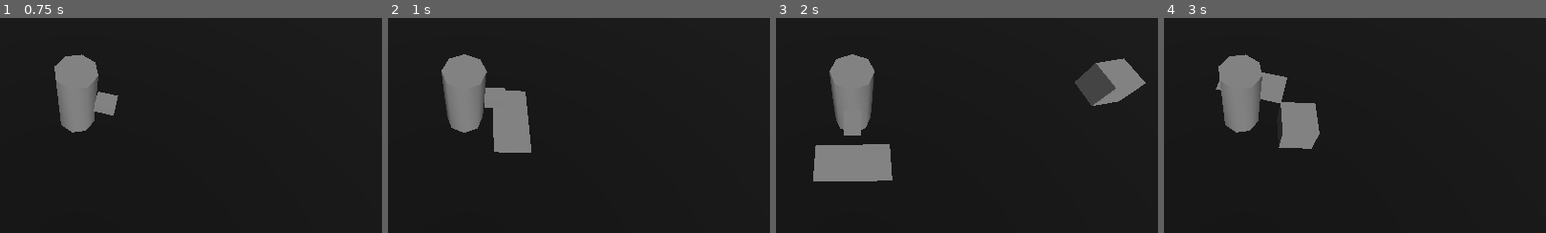
Above: before the commit, frames 1-4 (left to right).
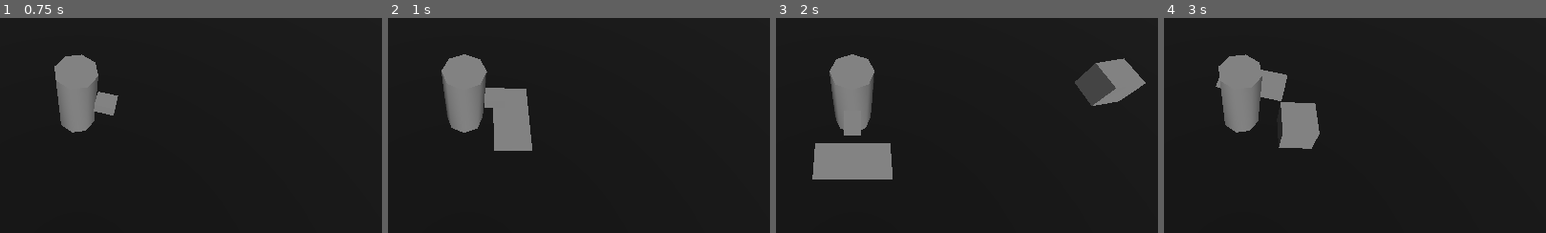
Above: after the commit, the same moments.

Repository: Grey-B/toy-defenders
Game: Godot game, scene res://src/core/main_game/main_game.tscn
The game is run twice, just before and just after one commit, with the same random seed, the same clock (stepped at 60 frames per second) and the same inputs.
Inputs:
- Up to frame 1 (0.75 s): tap Enter at 0.5 s; hold D (move_right) from 0.53 s (still down); tap I at 0.6 s
- Up to frame 2 (1 s): keep holding D (move_right)
- Up to frame 3 (2 s): release D (move_right) at 1.28 s; hold S (move_down) from 1.28 s (still down); tap I at 1.35 s
- Up to frame 4 (3 s): release S (move_down) at 2.03 s; hold D (move_right) 2.03-2.78 s; tap I at 2.1, 2.85 s; hold W (move_up) from 2.78 s (still down)
The pictures show only the part of the screen within x 40-90%, y 27-77%; the shares and areas given below are measured in that part.

Frame 1 is identical in both runs. In frame 2, 0.2% of the frame differs, in the area x 27-38%, y 32-63%; in frame 3, 0.4%, in the area x 9-31%, y 58-76%; in frame 4, 0.2%.

Commit message:
Put attack projectile back into entity_root and added movement to it

Diff:
--- a/src/gameplay/player/player.gd
+++ b/src/gameplay/player/player.gd
@@ -7,6 +7,7 @@
 @export var data: PlayerData
 @export var equipped_weapon: WeaponData
 
+@onready var entity_root: Node3D = get_tree().get_first_node_in_group("entity_root")
 @onready var collision_shape_3d: CollisionShape3D = %CollisionShape3D
 @onready var projectile_spawn: Marker3D = %ProjectileSpawn
 
@@ -76,7 +77,8 @@
 	var attack_instance = equipped_weapon.attack_model.instantiate() as BaseProjectile
 	attack_instance.direction = collision_shape_3d.rotation
 	attack_instance.spawn_position = projectile_spawn.global_position
-	add_child(attack_instance)
+	attack_instance.rotation_basis = collision_shape_3d.global_transform.basis
+	entity_root.add_child(attack_instance)
 
 
 func take_damage(damage: int) -> void:
--- a/src/gameplay/projectiles/base_projectile.gd
+++ b/src/gameplay/projectiles/base_projectile.gd
@@ -1,14 +1,19 @@
 class_name BaseProjectile
 extends CharacterBody3D
 
-@export var speed: float = 10
+@export var speed: float
 @export var duration_timer: Timer
 
 var direction: Vector3
 var spawn_position: Vector3
+var rotation_basis: Basis
 
 
 func _ready() -> void:
 	global_position = spawn_position
 	global_rotation = direction
 	duration_timer.timeout.connect(queue_free)
+
+
+func _physics_process(delta: float) -> void:
+	global_position += rotation_basis.z * speed * delta
--- a/src/gameplay/projectiles/test_sword_projectile.tscn
+++ b/src/gameplay/projectiles/test_sword_projectile.tscn
@@ -9,6 +9,7 @@
 collision_layer = 0
 collision_mask = 0
 script = ExtResource("1_sbqgo")
+speed = 5.0
 duration_timer = NodePath("Timer")
 metadata/_custom_type_script = "uid://ce8nsx53ji21p"
 
@@ -16,11 +17,12 @@
 transform = Transform3D(1, 0, 0, 0, 1, 0, 0, 0, 1, 0, 0.2, 0)
 shape = SubResource("BoxShape3D_6owma")
 
-[node name="CSGBox3D" type="CSGBox3D" parent="." unique_id=1518891658]
-transform = Transform3D(1, 0, 0, 0, 1, 0, 0, 0, 1, 0, 0.099999994, 0)
-size = Vector3(2, 0.001, 1)
-
 [node name="Timer" type="Timer" parent="." unique_id=867612322]
+process_callback = 0
 wait_time = 0.2
 one_shot = true
 autostart = true
+
+[node name="CSGBox3D" type="CSGBox3D" parent="." unique_id=1144271148]
+transform = Transform3D(1, 0, 0, 0, 1, 0, 0, 0, 1, 0, 0.21727344, 0)
+size = Vector3(2, 0.001, 1)
